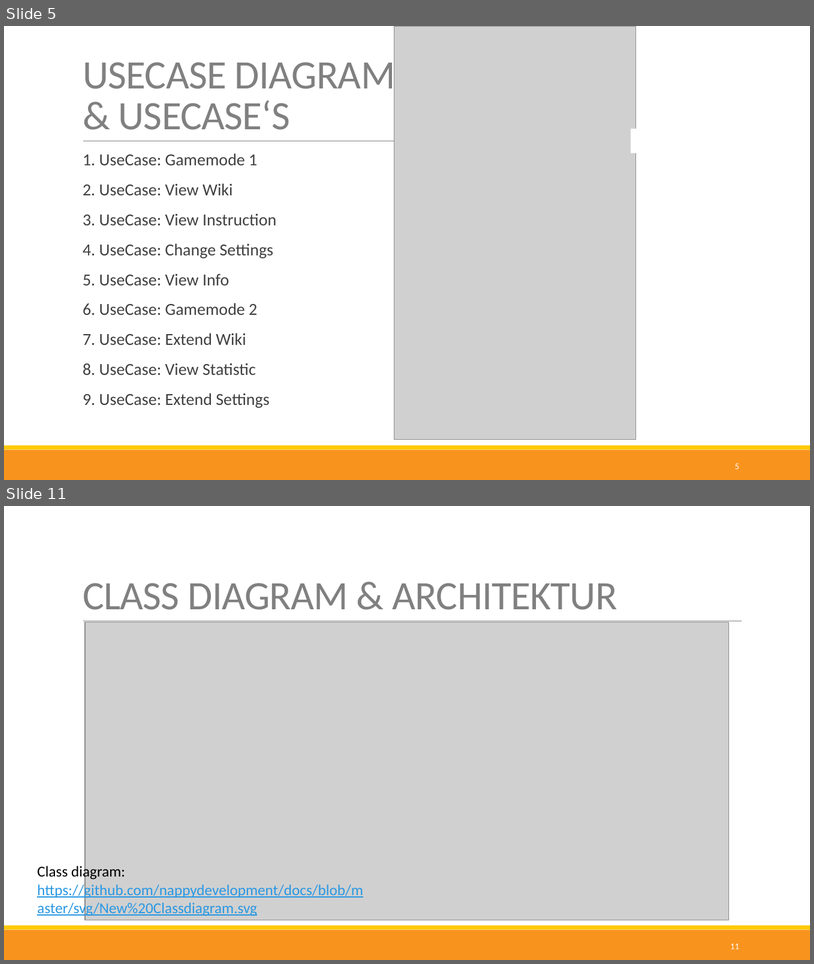
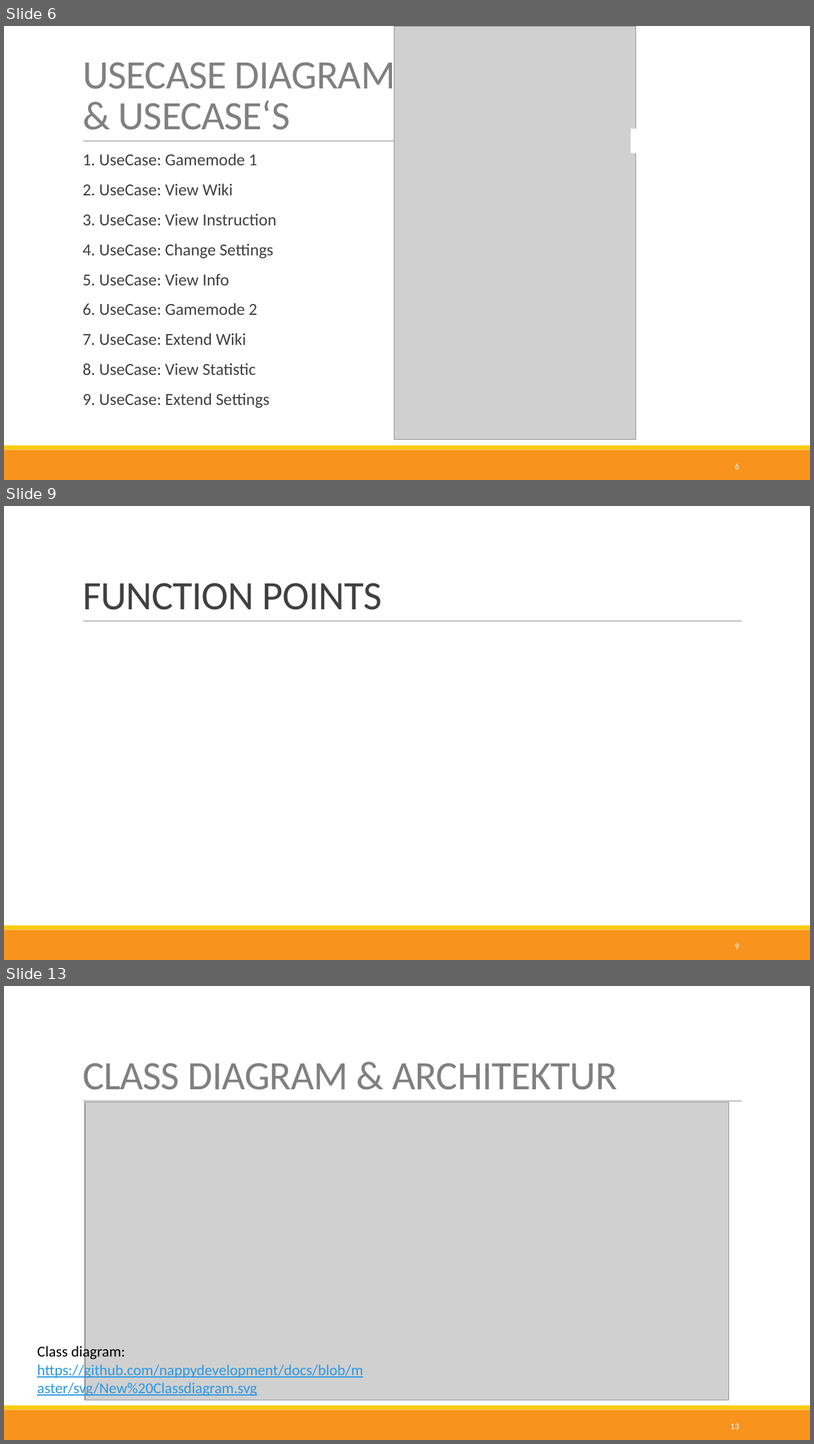
Before and after one commit to nappydevelopment/Nappy-the-ingenious-docs, a slide deck: presentation/Final/Final.pptx. Shown one above the other, each under a label of ours: slides 5 and 11 before the commit, slides 6, 9 and 13 after it; the slides between them are not shown. The pictures are 814x964 and 814x1444 pixels, drawn with LibreOffice and Linux fonts; fonts in the diff are those of the drawing; grey boxes stand for pictures. Boxes give left, top, right and bottom in pixels: in the first picture for what was removed or moved away, otherwise in the second. Text is boxed around its words. In the diff, an @@ line names an element or a change of style, - is before the commit and + after.

```diff
--- a/presentation/Final/Final.pptx
+++ b/presentation/Final/Final.pptx
@@ slide 9 added at [4,506,810,960], background #FFFFFF; not listed: 3 template elements that a slide beside it also shows @@
@@ title added at [83,583,382,610], 48 pt, text #404040 @@
+FUNCTION POINTS
@@ page number added at [735,943,740,949], 10.5 pt, text #FFFFFF @@
+9
@@ what was slide 5 is now slide 6 @@
@@ page number at [735,463,740,469]: text changed @@
-5
+6
@@ what was slide 11 is now slide 13 @@
@@ page number at [731,1423,740,1429]: text changed @@
-11
+13
```
Also in this commit, not shown: 9 slides changed, 1 other slide added, 1 other file.
